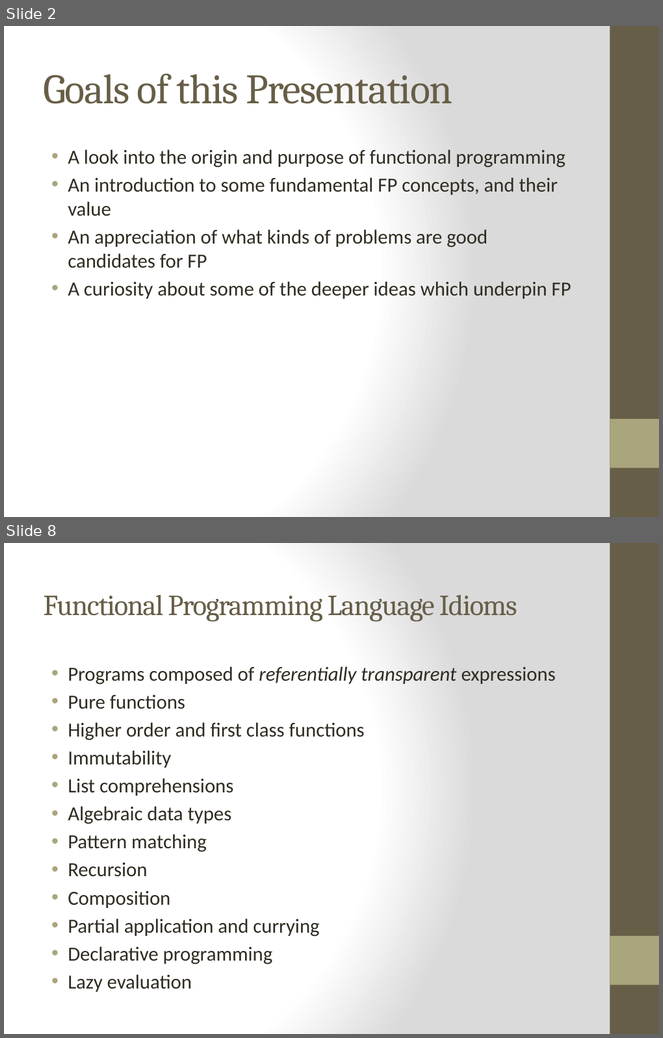
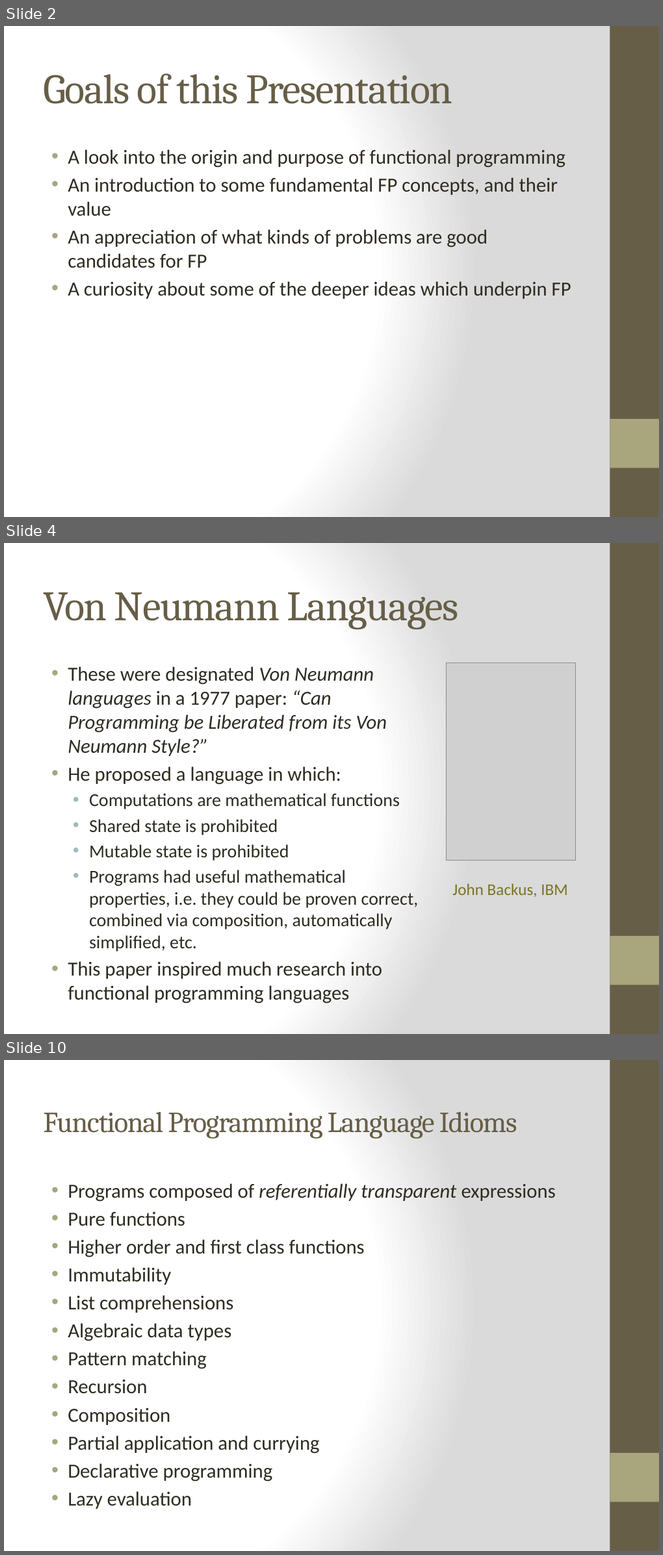
Before and after one commit to bjhartin/FoundationsOfFunctionalProgramming, a slide deck: FoundationsOfFunctionalProgramming.pptx. Shown one above the other, each under a label of ours: slides 2 and 8 before the commit, slides 2, 4 and 10 after it; the slides between them are not shown. The pictures are 663x1038 and 663x1555 pixels, drawn with LibreOffice and Linux fonts; fonts in the diff are those of the drawing; grey boxes stand for pictures. Boxes give left, top, right and bottom in pixels: in the first picture for what was removed or moved away, otherwise in the second. Text is boxed around its words. In the diff, an @@ line names an element or a change of style, - is before the commit and + after.

Commit message:
Brian: Added slides and examples for first class functions.

```diff
--- a/FoundationsOfFunctionalProgramming.pptx
+++ b/FoundationsOfFunctionalProgramming.pptx
@@ slide 4 added at bbox=[4, 543, 659, 1034], background gradient #FFFFFF to #DADADA; not listed: 2 template elements that a slide beside it also shows @@
@@ title added at bbox=[43, 592, 459, 629], 46 pt, text #675E47 @@
+Von Neumann Languages
@@ text added at bbox=[68, 667, 419, 1004], 20 pt, text #2F2B20 @@
+• These were designated Von Neumann languages in a 1977 paper: “Can Programming be Liberated from its Von Neumann Style?”
+• He proposed a language in which:
+  • Computations are mathematical functions
+  • Shared state is prohibited
+  • Mutable state is prohibited
+  • Programs had useful mathematical properties, i.e. they could be proven correct, combined via composition, automatically simplified, etc.
+• This paper inspired much research into functional programming languages
@@ picture added at bbox=[446, 663, 576, 860] @@
@@ text added at bbox=[452, 884, 568, 897], 18 pt, text #7A7425 @@
+John Backus, IBM
@@ what was slide 8 is now slide 10 @@
```
Also in this commit, not shown: 9 slides changed, 7 other slides added, 2 slides removed, 5 other files.
